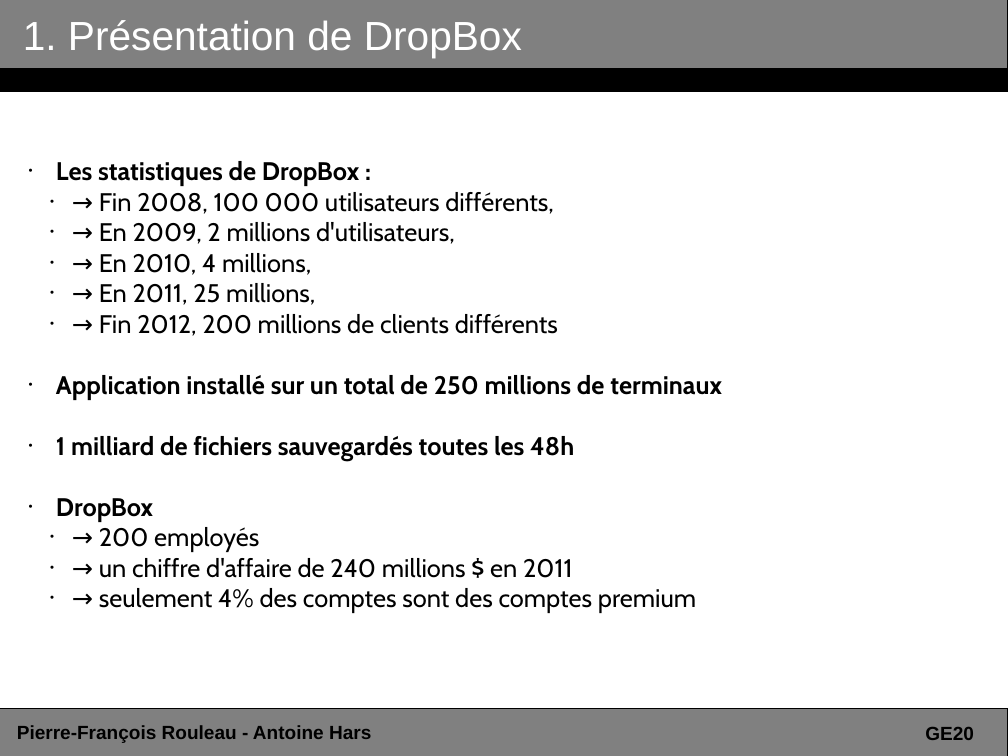
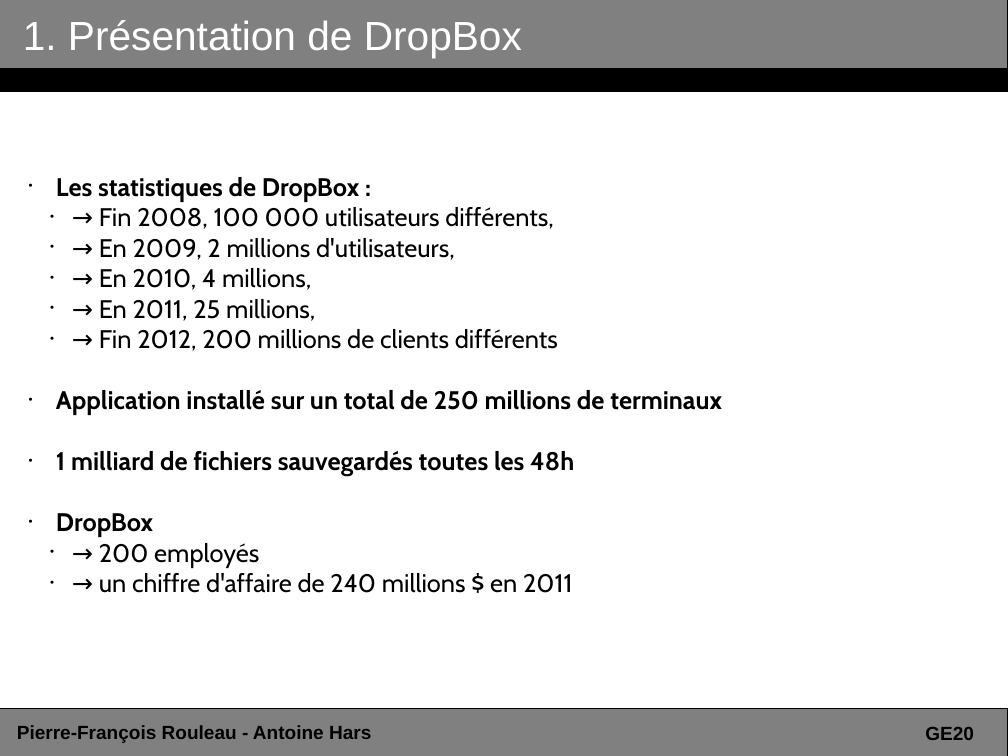
Before and after one commit to ahars/ge20, a slide deck: slide 6 of presentation_dropbox.odp (slide 5 before the commit). Drawn at 1008x756 pixels with LibreOffice and Linux fonts; fonts in the diff are those of the drawing. Boxes give left, top, right and bottom in pixels: in the first picture for what was removed or moved away, otherwise in the second. Text is boxed around its words. In the diff, an @@ line names an element or a change of style, - is before the commit and + after.

```diff
--- a/presentation_dropbox.odp
+++ b/presentation_dropbox.odp
@@ subtitle "Les statistiques de DropBox :": place and size @@
-subtitle "Les statistiques de DropBox :" at (56, 161, 722, 613)
+subtitle "Les statistiques de DropBox :" at (56, 177, 722, 593)
@@ subtitle at (99, 588, 696, 613): paragraph removed @@
-  • → seulement 4% des comptes sont des comptes premium
```
Also in this commit, not shown: 2 other slides changed, 8 slides added, 9 other files.
